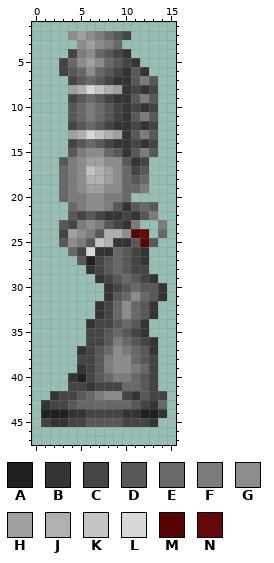
One commit to this pixel-art sprite: Resources/AwesomeGuns/Weapons/GRENADE_LAUNCHER/Bigob.gif. That is the earlier state.
The file is 32x48 pixels. Shown: x 0..15, y 1..47.
Palette (. is transparent): A #202020  B #343434  C #444444  D #585858  E #686868  F #7c7c7c  G #8c8c8c  H #a0a0a0  J #b0b0b0  K #c4c4c4  L #d8d8d8  M #580404  N #640808
Pixels before, first column x 1:
 2 ...GHGFEDC....
 3 ....GHGFE.....
 4 ...CFGEDCB....
 5 ..CEGHGEDCB...
 6 ..CDEGEDCBDB..
 7 ...CDEDCBBDFD.
 8 ...HJLKJHBCBC.
 9 ...CDEDCBBDFD.
10 ...DEFEDCBCBC.
11 ...DEFEDCBDFD.
12 ...CDEDCBBCBC.
13 ...HJLKJHBDFD.
14 ...CDEDCBBCBC.
15 ...DFGGEDBDFD.
16 ..DFGHHGGDBC..
17 ..EFGKJHGECD..
18 ..EFGJJHGEDE..
19 ..EFGHHGGEEF..
20 ..EFFGGFFE....
21 ...EFGGFDBDED.
22 ...DCDCBBCBDF.
23 ..DCFGFDCBF..F
24 ..CHGFDJJGMN.E
25 ..DGFDKJBBDMD.
26 ...ECLBBEDCB..
27 ....DACDEDCB..
28 .....BCDEDCC..
29 ......BCDEDCB.
30 .......BCDEDDB
31 .......BDEGEDB
32 ......BCEGEDB.
33 ......BCEGEDB.
34 .....BCCDEDB..
35 .....CCDEDCB..
36 .....CCDFEDCB.
37 ....BCDEGFEDB.
38 ....CCDFGGEDC.
39 ....BCDFGGFEC.
40 ...BACDEFFEDC.
41 ...CCBCCCEEDC.
42 .BCCDEFGGCBDCC
43 BCCDEEEEEEDCBE
44 AAABBCCCCBBAAB
45 CBBCCDDDDCCCB.
And afterwards:
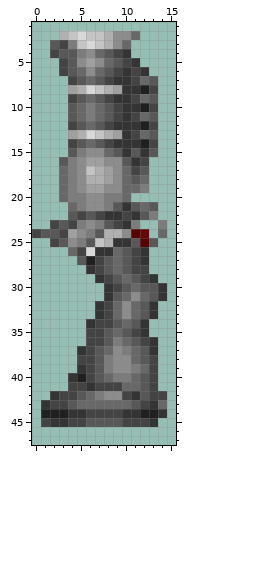
From the commit log: a few pixels were corrected
Difference:
Changed rows in their new state; - is an unchanged pixel.
first column x 2:
 2 -JKLKKJGGE-
 3 DCFKLKJGE--
 4 CDD--------
 5 --D--------
 6 ---------C-
 7 ---------CE
 8 ---------BA
 9 ---------CE
10 ---------BA
11 ---------CE
12 ---------BA
13 ---------CE
14 ---------BA
15 ----------B
first column x 0:
23 --C
24 CDD
25 --C
